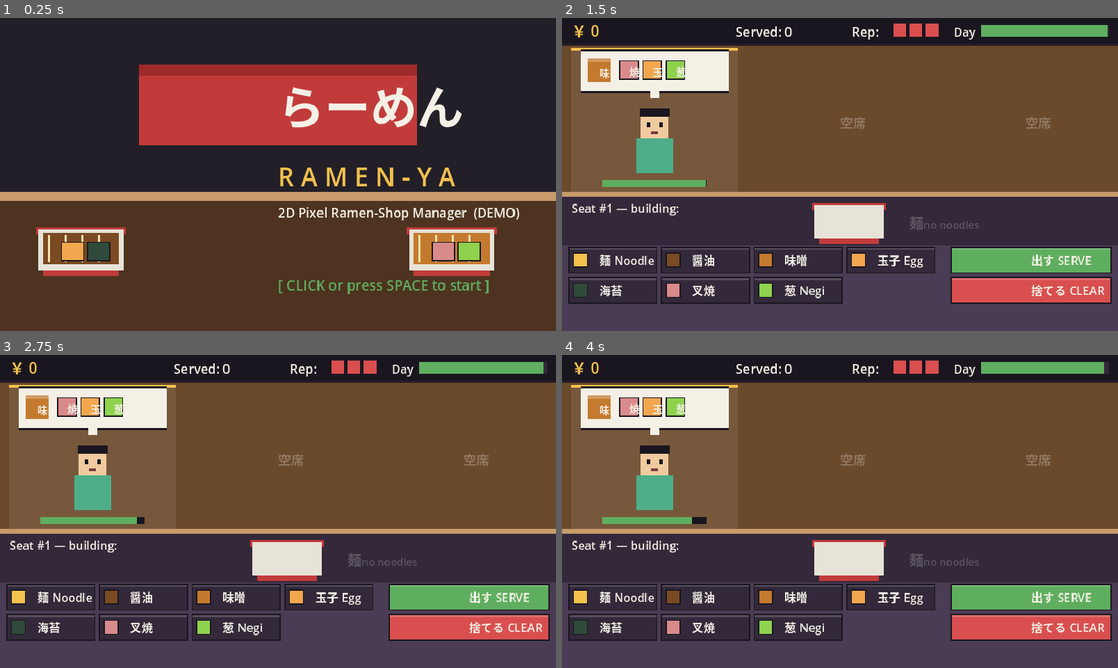
Above: before the commit, frames 1-4 (two rows, left to right).
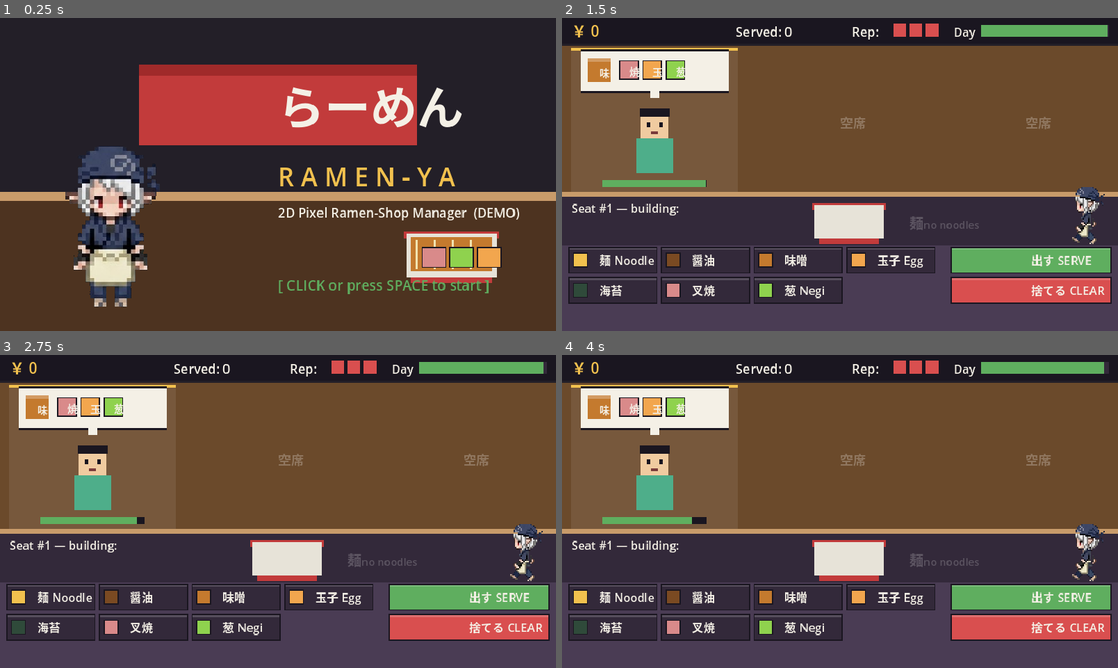
Above: after the commit, the same moments.

Repository: meloalright/ramen-ya
Game: Godot game, scene res://scenes/Main.tscn
The game is run twice, just before and just after one commit, with the same random seed, the same clock (stepped at 60 frames per second) and the same inputs.
Inputs (mouse positions are in pixels of both pictures, inside the frame that each line leads up to):
- Up to frame 1 (0.25 s): no input
- Up to frame 2 (1.5 s): tap Enter at 0.5, 0.6 s; move the mouse to (962, 158) at 0.52 s; click (962, 158) at 0.67 s; tap Space at 0.77 s; move the mouse to (728, 190) at 1.27 s; tap R at 1.35 s; click (728, 190) at 1.42 s
- Up to frame 3 (2.75 s): tap Space at 1.52 s; move the mouse to (333, 442) at 2.02 s; tap Enter at 2.1 s; click (333, 442) at 2.17 s
- Up to frame 4 (4 s): move the mouse to (812, 574) at 2.77 s; tap R at 2.85 s; click (812, 574) at 2.92 s; tap Space at 3.02, 3.77 s; move the mouse to (1006, 558) at 3.52 s; tap Enter at 3.6 s; click (1006, 558) at 3.67 s

The runs differ from the first frame. In frame 1, 8.5% of the frame differs, in the area x 6-91%, y 41-93%; in frame 2, 0.5%; in frame 3, 0.5%; in frame 4, 0.5%.

Commit message:
feat: add chef character spritesheet + integrate into title & kitchen
- Process source sheet: edge flood-fill keys black bg to transparent,
  slice aligned 3x3 walk sheet (down/side/up) -> assets/chef_sheet.png
- Main.gd: load texture, gentle step animation, draw chef on title
  screen (front) and at the kitchen station in-game (side view)
- Re-verified: import, headless runtime, and Web export all pass

Co-Authored-By: Claude Opus 4.8 (1M context) <noreply@anthropic.com>

Diff:
--- a/scripts/Main.gd
+++ b/scripts/Main.gd
@@ -70,10 +70,23 @@
 var flash: float = 0.0               # screen feedback timer
 var flash_col: Color = COL_GREEN
 
+# ---- chef character sprite (3 cols x 3 rows walk sheet) -------------
+var chef_tex: Texture2D
+const CHEF_FW := 200                 # source frame width  (assets/chef_sheet.png)
+const CHEF_FH := 301                 # source frame height
+const CHEF_DOWN := 0                 # row indices
+const CHEF_SIDE := 1
+const CHEF_UP := 2
+const CHEF_SEQ := [0, 1, 0, 2]       # gentle step cycle
+var chef_anim: float = 0.0
+var chef_idx: int = 0
+
 
 func _ready() -> void:
 	randomize()
 	font = ThemeDB.fallback_font
+	if ResourceLoader.exists("res://assets/chef_sheet.png"):
+		chef_tex = load("res://assets/chef_sheet.png")
 	_build_buttons()
 	set_process(true)
 
@@ -114,6 +127,12 @@
 func _process(delta: float) -> void:
 	if flash > 0.0:
 		flash = max(0.0, flash - delta)
+
+	# chef step animation
+	chef_anim += delta
+	if chef_anim > 0.22:
+		chef_anim -= 0.22
+		chef_idx = (chef_idx + 1) % CHEF_SEQ.size()
 
 	# advance float texts
 	for ft in float_texts:
@@ -357,9 +376,9 @@
 	_text("R A M E N - Y A", Vector2(240, 145), 22, COL_YELLOW, HORIZONTAL_ALIGNMENT_CENTER)
 	_text("2D Pixel Ramen-Shop Manager  (DEMO)", Vector2(240, 172), 11, COL_WHITE, HORIZONTAL_ALIGNMENT_CENTER)
 
-	# a couple of decorative bowls
-	_draw_bowl(Vector2(70, 200), "shoyu", ["egg", "nori"], 1.6)
-	_draw_bowl(Vector2(390, 200), "miso", ["chashu", "negi"], 1.6)
+	# the chef + a decorative bowl on the counter
+	_draw_chef(Vector2(95, 256), 150, CHEF_DOWN)
+	_draw_bowl(Vector2(390, 205), "miso", ["chashu", "negi", "egg"], 1.7)
 
 	if int(day_time * 2.0) % 2 == 0 or true:
 		_text("[ CLICK or press SPACE to start ]", Vector2(240, 235), 12,
@@ -384,6 +403,9 @@
 
 	# --- selected bowl-building area ---
 	_draw_build_area()
+
+	# --- the chef at his station (faces the counter) ---
+	_draw_chef(Vector2(454, 196), 52, CHEF_SIDE)
 
 	# --- buttons ---
 	for b in buttons:
@@ -574,6 +596,17 @@
 	_text("[ CLICK or press R to play again ]", Vector2(240, 205), 12, COL_WHITE, HORIZONTAL_ALIGNMENT_CENTER)
 
 
+# draws the chef sprite anchored at center-bottom, scaled to height h
+func _draw_chef(center_bottom: Vector2, h: float, row: int) -> void:
+	if chef_tex == null:
+		return
+	var col: int = CHEF_SEQ[chef_idx]
+	var src := Rect2(col * CHEF_FW, row * CHEF_FH, CHEF_FW, CHEF_FH)
+	var w := CHEF_FW / float(CHEF_FH) * h
+	var dst := Rect2(center_bottom.x - w / 2.0, center_bottom.y - h, w, h)
+	draw_texture_rect_region(chef_tex, dst, src)
+
+
 # ---- text helper ----------------------------------------------------
 func _text(s: String, pos: Vector2, size: int, col: Color, align := HORIZONTAL_ALIGNMENT_LEFT) -> void:
 	draw_string(font, pos, s, align, -1, size, col)
Binary file added: assets/chef_r0_c0.png
Not shown, added: assets/chef_r0_c0.png.import
Binary file added: assets/chef_r0_c1.png
Not shown, added: assets/chef_r0_c1.png.import
Binary file added: assets/chef_r0_c2.png
Not shown, added: assets/chef_r0_c2.png.import
Binary file added: assets/chef_r1_c0.png
Not shown, added: assets/chef_r1_c0.png.import
Binary file added: assets/chef_r1_c1.png
Not shown, added: assets/chef_r1_c1.png.import
Binary file added: assets/chef_r1_c2.png
Not shown, added: assets/chef_r1_c2.png.import
(and 8 more such lines)
